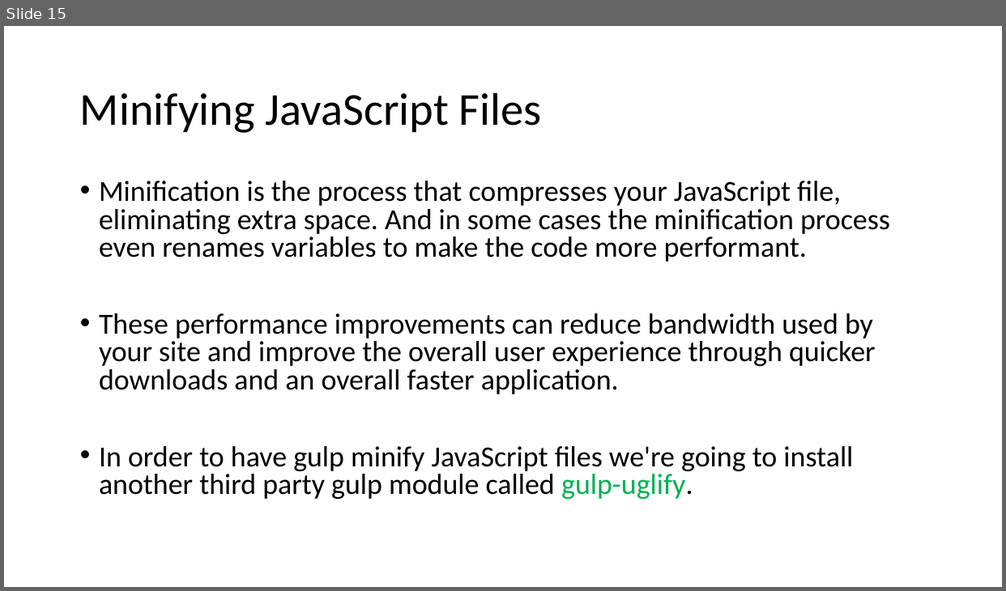
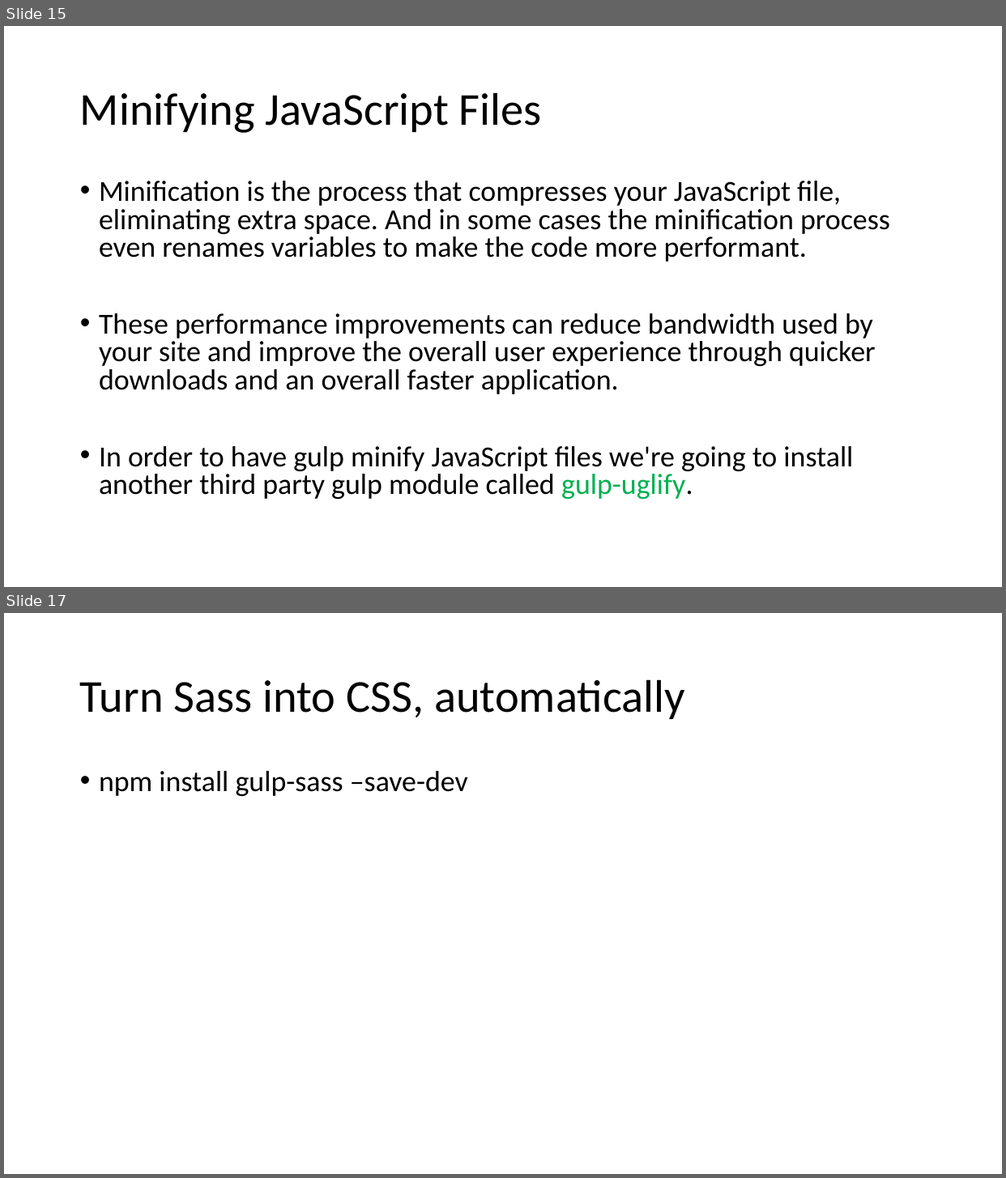
Before and after one commit to AbWahab07/TH-Gulp, a slide deck: Gulp Basics.pptx. Shown one above the other, each under a label of ours: slide 15 before the commit, slides 15 and 17 after it; the slides between them are not shown. The pictures are 1006x591 and 1006x1178 pixels, drawn with LibreOffice and Linux fonts; fonts in the diff are those of the drawing. Boxes give left, top, right and bottom in pixels: in the first picture for what was removed or moved away, otherwise in the second. Text is boxed around its words. In the diff, an @@ line names an element or a change of style, - is before the commit and + after.

```diff
--- a/Gulp Basics.pptx
+++ b/Gulp Basics.pptx
@@ slide 17 added at <box>4,613,1002,1174</box>, background #FFFFFF @@
@@ title added at <box>80,679,685,719</box>, 44 pt, text #000000 @@
+Turn Sass into CSS, automatically
@@ text added at <box>99,771,468,796</box>, 28 pt, text #000000 @@
+• npm install gulp-sass –save-dev
```
Also in this commit, not shown: 7 other slides added, 20 other files.
